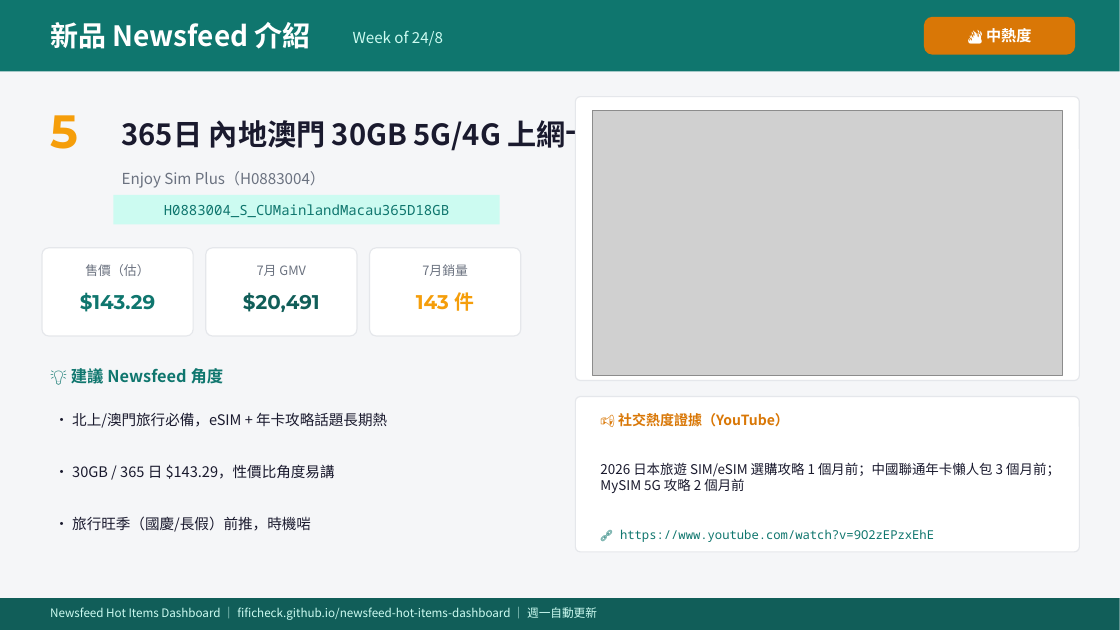
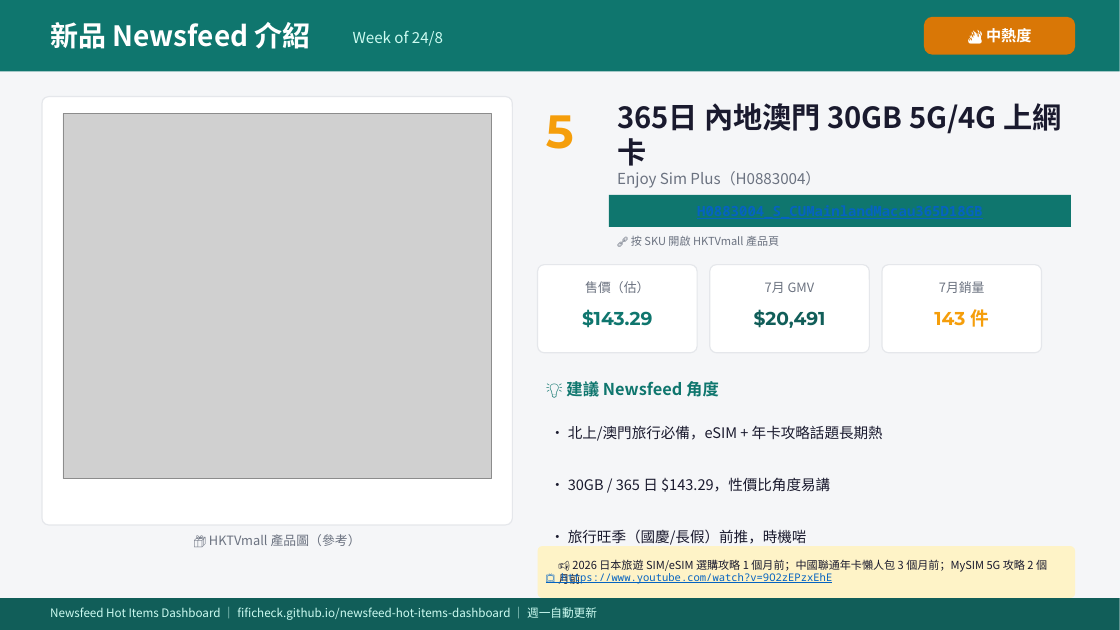
Before and after one commit to FIFICHECK/newsfeed-hot-items-dashboard, a slide deck: slide 1 of ppt/2026-08-24_H0883004_S_CUMainlandMacau365D18GB.pptx. Drawn at 1120x630 pixels with LibreOffice and Linux fonts; fonts in the diff are those of the drawing; grey boxes stand for pictures. Boxes give left, top, right and bottom in pixels: in the first picture for what was removed or moved away, otherwise in the second. Text is boxed around its words. In the diff, an @@ line names an element or a change of style, - is before the commit and + after.

Commit message:
Add per-SKU PPT: 2026-08-24_H0883004_S_CUMainlandMacau365D18GB.pptx

```diff
--- a/ppt/2026-08-24_H0883004_S_CUMainlandMacau365D18GB.pptx
+++ b/ppt/2026-08-24_H0883004_S_CUMainlandMacau365D18GB.pptx
@@ rounded rectangle: place and size @@
-rounded rectangle at (206,248,357,336)
+rounded rectangle at (42,97,513,525)
@@ rounded rectangle at (42,97,513,525): proportions changed @@
@@ picture: place and size @@
-picture at (592,111,1063,376)
+picture at (63,113,492,479)
@@ text "5": place and size @@
-text "5" at (50,115,78,149)
+text "5" at (546,115,574,149)
@@ rounded rectangle removed at (576,97,1080,381) @@
@@ text "365日 內地澳門 30GB 5G/4G 上網卡" rewrapped from (122,116,595,153) to (617,103,1061,166) @@
@@ text "Enjoy Sim Plus（H0883004）": place and size @@
-text "Enjoy Sim Plus（H0883004）" at (122,171,325,188)
+text "Enjoy Sim Plus（H0883004）" at (617,171,820,188)
@@ rectangle removed at (113,195,500,224) @@
-H0883004_S_CUMainlandMacau365D18GB
@@ rectangle added at (609,195,1071,227), fill #0F766E @@
@@ text added at (631,236,779,246), 9.5 pt, text #6B7280 @@
+🔗 按 SKU 開啟 HKTVmall 產品頁
@@ rounded rectangle: place and size @@
-rounded rectangle at (370,248,521,336)
+rounded rectangle at (538,265,697,353)
@@ rounded rectangle: place and size @@
-rounded rectangle at (42,248,193,336)
+rounded rectangle at (710,265,870,353)
@@ rounded rectangle added at (882,265,1042,353), fill #FFFFFF, outline #E5E7EB 1 pt @@
@@ text "售價（估）": place and size @@
-text "售價（估）" at (85,264,149,276)
+text "售價（估）" at (585,281,649,293)
@@ text "$143.29": place and size @@
-text "$143.29" at (80,292,155,312)
+text "$143.29" at (582,309,653,328)
@@ text "7月 GMV": place and size @@
-text "7月 GMV" at (257,265,306,276)
+text "7月 GMV" at (765,282,815,293)
@@ text "$20,491": place and size @@
-text "$20,491" at (243,292,320,312)
+text "$20,491" at (754,309,826,328)
@@ size 17 to 16 pt in 3 elements at (582,309,653,328), (754,309,826,328), (934,309,990,327) @@
@@ text "7月銷量": place and size @@
-text "7月銷量" at (422,264,468,276)
+text "7月銷量" at (939,281,985,293)
@@ text "143 件": place and size @@
-text "143 件" at (416,292,475,311)
+text "143 件" at (934,309,990,327)
@@ text "💡 建議 Newsfeed 角度": place and size @@
-text "💡 建議 Newsfeed 角度" at (71,365,224,387)
+text "💡 建議 Newsfeed 角度" at (566,378,719,400)
@@ text "• 北上/澳門旅行必備，eSIM + 年卡攻略話題長期熱": place and size @@
-text "• 北上/澳門旅行必備，eSIM + 年卡攻略話題長期熱" at (72,412,387,428)
+text "• 北上/澳門旅行必備，eSIM + 年卡攻略話題長期熱" at (568,425,883,441)
@@ rounded rectangle removed at (576,397,1080,552) @@
@@ text removed at (618,413,789,427) @@
-📢 社交熱度證據（YouTube）
@@ text "• 30GB / 365 日 ...": place and size @@
-text "• 30GB / 365 日 ..." at (72,464,335,479)
+text "• 30GB / 365 日 ..." at (568,477,830,492)
@@ text added at (209,534,361,546), 11 pt, text #6B7280 @@
+📦 HKTVmall 產品圖（參考）
@@ text "• 旅行旺季（國慶/長假）前推，時機啱": place and size @@
-text "• 旅行旺季（國慶/長假）前推，時機啱" at (72,516,311,532)
+text "• 旅行旺季（國慶/長假）前推，時機啱" at (568,529,807,547)
@@ rounded rectangle added at (538,546,1075,598), fill #FEF3C7 @@
@@ text at (558,558,1047,584): text changed; size 11.5 to 9.5 pt @@
-2026 日本旅遊 SIM/eSIM 選購攻略 1 個月前；中國聯通年卡懶人包 3 個月前；MySIM 5G 攻略 2 個月前
+📢 2026 日本旅遊 SIM/eSIM 選購攻略 1 個月前；中國聯通年卡懶人包 3 個月前；MySIM 5G 攻略 2 個月前
@@ text at (561,573,832,584): text changed; size 10.5 to 9 pt; text colour #0F766E to #0563C1 @@
-🔗 https://www.youtube.com/watch?v=9O2zEPzxEhE
+📺 https://www.youtube.com/watch?v=9O2zEPzxEhE
```
